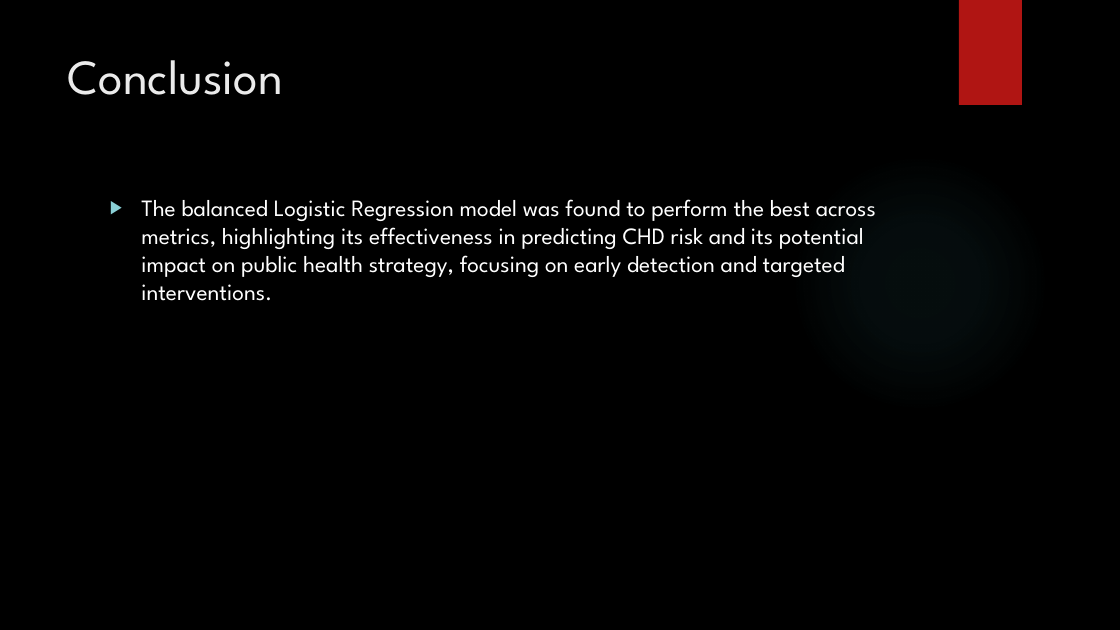
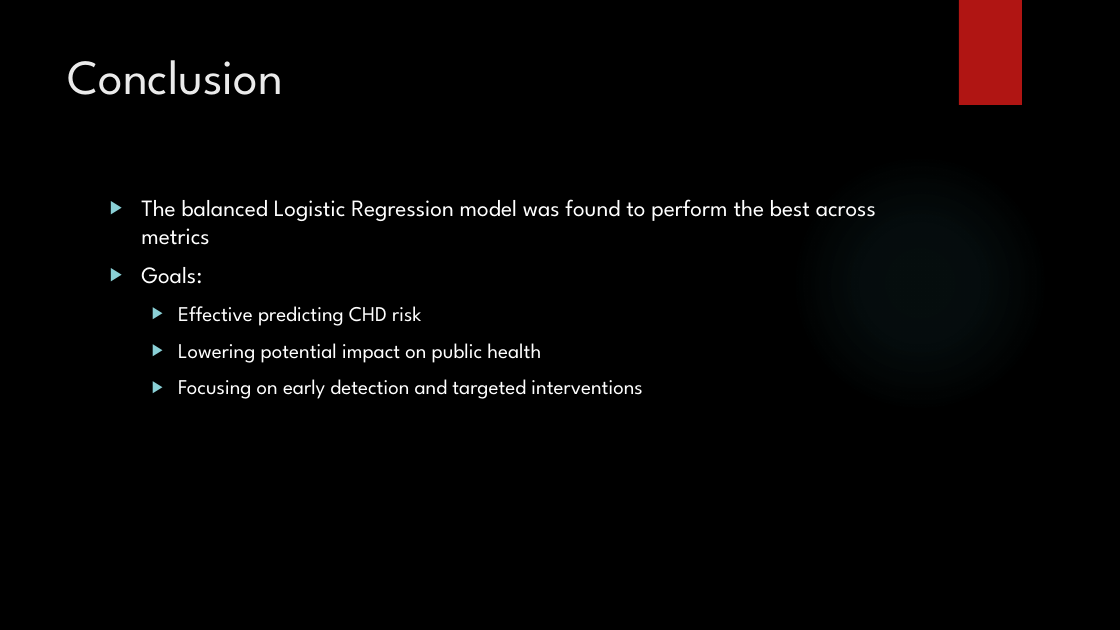
Before and after one commit to airenare/Heart-Disease-Risk-Prediction, a slide deck: slide 21 of reports/Capstone 2 - Keynotes.pptx (slide 15 before the commit). Drawn at 1120x630 pixels with LibreOffice and Linux fonts; fonts in the diff are those of the drawing; background and template pictures are left out. Boxes give left, top, right and bottom in pixels: in the first picture for what was removed or moved away, otherwise in the second. Text is boxed around its words. In the diff, an @@ line names an element or a change of style, - is before the commit and + after.

```diff
--- a/reports/Capstone 2 - Keynotes.pptx
+++ b/reports/Capstone 2 - Keynotes.pptx
@@ text at [141, 199, 876, 399]: text changed; size 20 to 18 pt @@
-▶ The balanced Logistic Regression model was found to perform the best across metrics, highlighting its effectiveness in predicting CHD risk and its potential impact on public health strategy, focusing on early detection and targeted interventions.
+▶ The balanced Logistic Regression model was found to perform the best across metrics
+▶ Goals:
+  ▶ Effective predicting CHD risk
+  ▶ Lowering potential impact on public health
+  ▶ Focusing on early detection and targeted interventions
```
Also in this commit, not shown: 5 other slides changed, 6 slides added, 2 other files.
